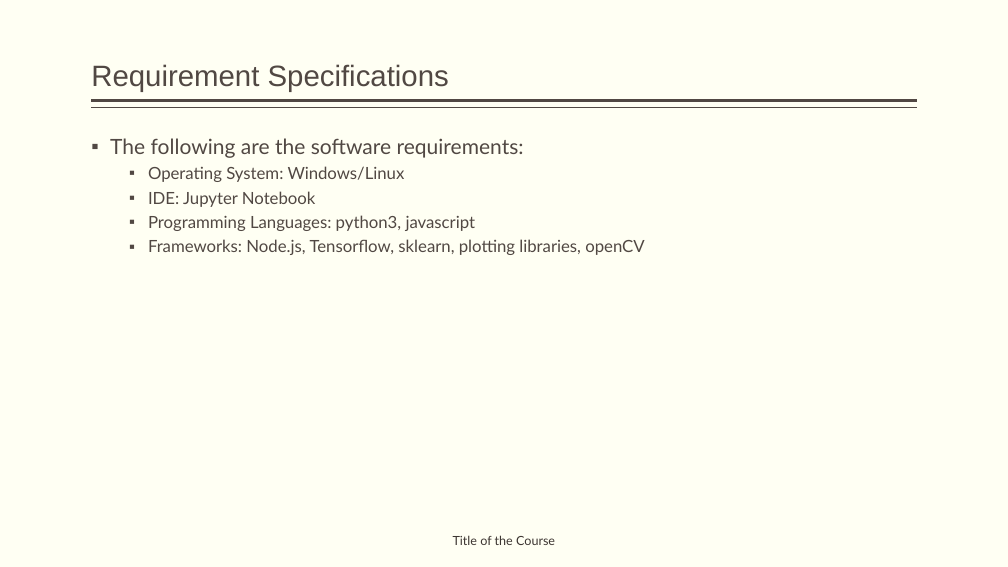
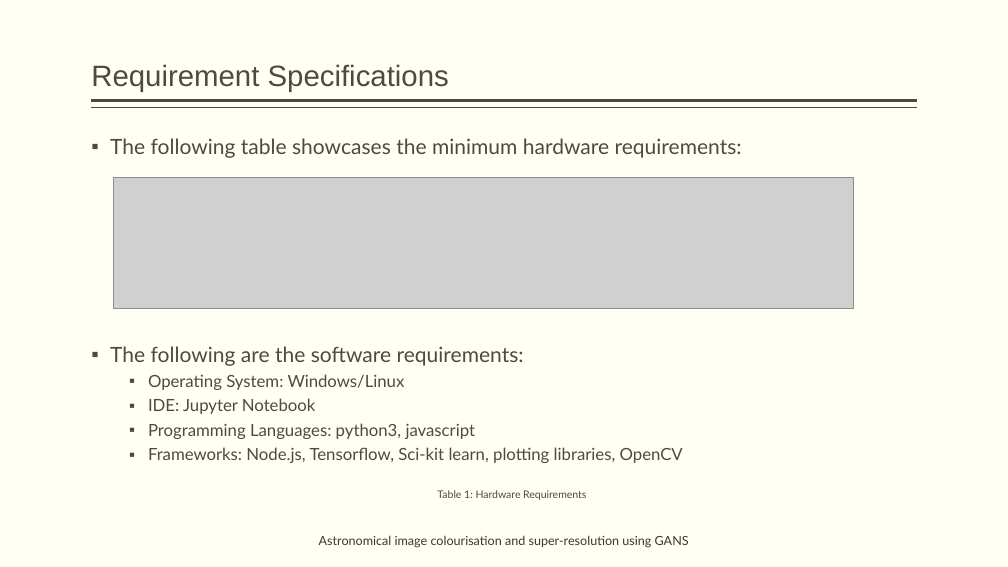
Before and after one commit to obi-wan-shinobi/Literature-Review, a slide deck: slide 5 of Presentation/Stage_1/stage_1_presentation.pptx. Drawn at 1008x567 pixels with LibreOffice and Linux fonts; fonts in the diff are those of the drawing; grey boxes stand for pictures. Boxes give left, top, right and bottom in pixels: in the first picture for what was removed or moved away, otherwise in the second. Text is boxed around its words. In the diff, an @@ line names an element or a change of style, - is before the commit and + after.

```diff
--- a/Presentation/Stage_1/stage_1_presentation.pptx
+++ b/Presentation/Stage_1/stage_1_presentation.pptx
@@ text at [110,138,742,158]: paragraph added @@
+▪ The following table showcases the minimum hardware requirements:
@@ picture added at [113,178,853,309] @@
@@ text at [148,447,683,463]: text changed @@
-  ▪ Frameworks: Node.js, Tensorflow, sklearn, plotting libraries, openCV
+  ▪ Frameworks: Node.js, Tensorflow, Sci-kit learn, plotting libraries, OpenCV
@@ text added at [437,490,586,500], 10 pt, text #514843 @@
+Table 1: Hardware Requirements
@@ text at [319,535,689,548]: text changed @@
-Title of the Course
+Astronomical image colourisation and super-resolution using GANS
```
Also in this commit, not shown: 17 other slides changed, 1 slide added, 3 slides removed, 9 other files.
